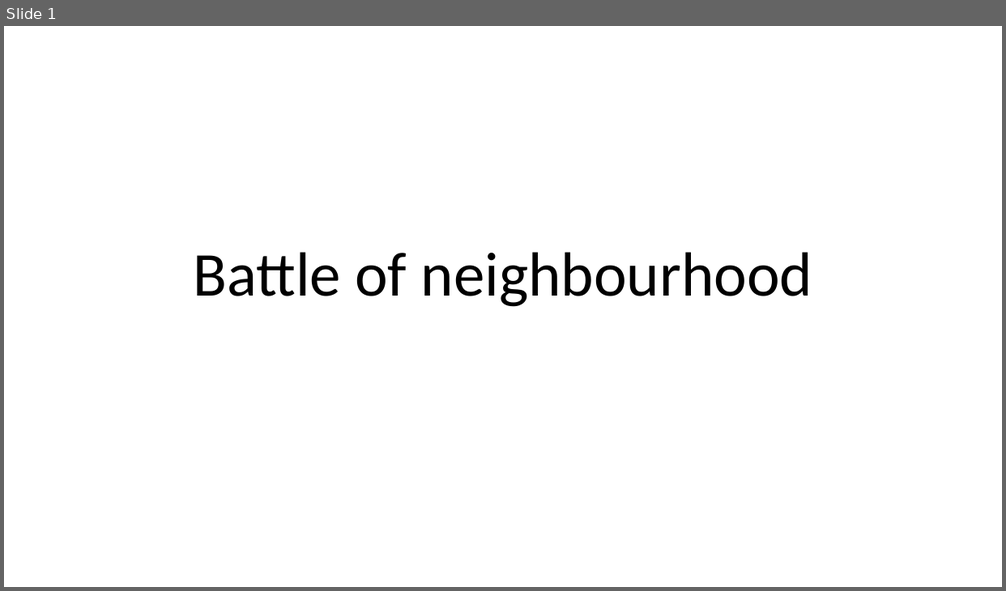
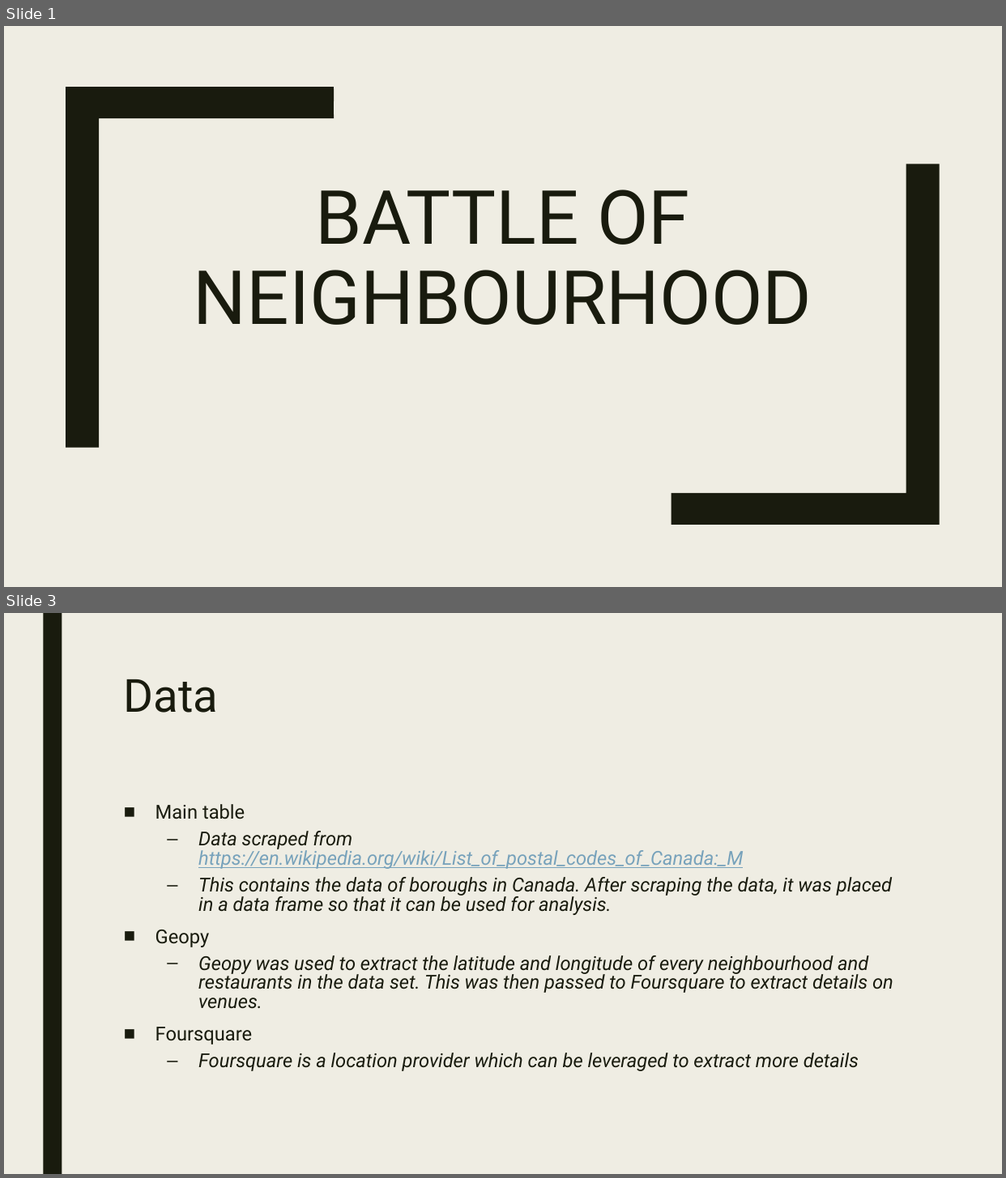
Before and after one commit to muthu5/Coursera_Capstone, a slide deck: Deck.pptx. Shown one above the other, each under a label of ours: slide 1 before the commit, slides 1 and 3 after it; the slides between them are not shown. The pictures are 1006x591 and 1006x1178 pixels, drawn with LibreOffice and Linux fonts; fonts in the diff are those of the drawing. Boxes give left, top, right and bottom in pixels: in the first picture for what was removed or moved away, otherwise in the second. Text is boxed around its words. In the diff, an @@ line names an element or a change of style, - is before the commit and + after.

```diff
--- a/Deck.pptx
+++ b/Deck.pptx
@@ slide 3 added at (x1=4, y1=613, x2=1002, y2=1174), background #EFEDE3 @@
@@ rectangle added at (x1=43, y1=613, x2=62, y2=1174), fill #191B0E @@
@@ title added at (x1=124, y1=679, x2=219, y2=713), 44 pt, text #191B0E @@
+Data
@@ text added at (x1=155, y1=804, x2=893, y2=1071), 18.5 pt, text #191B0E, italic @@
+■ Main table
+  – Data scraped from https://en.wikipedia.org/wiki/List_of_postal_codes_of_Canada:_M
+  – This contains the data of boroughs in Canada. After scraping the data, it was placed in a data frame so that it can be used for analysis.
+■ Geopy
+  – Geopy was used to extract the latitude and longitude of every neighbourhood and restaurants in the data set. This was then passed to Foursquare to extract details on venues.
+■ Foursquare
+  – Foursquare is a location provider which can be leveraged to extract more details
@@ slide 1 changed as well @@
@@ background #FFFFFF to #EFEDE3 @@
@@ freeform shape added at (x1=66, y1=87, x2=334, y2=447), fill #191B0E @@
@@ freeform shape added at (x1=671, y1=164, x2=940, y2=525), fill #191B0E @@
@@ title at (x1=194, y1=190, x2=812, y2=325): text changed; size 60 to 72 pt; font Calibri to Roboto; text colour #000000 to #191B0E @@
-Battle of neighbourhood
+BATTLE OF NEIGHBOURHOOD
```
Also in this commit, not shown: 6 other slides changed, 2 other slides added, 1 other file.
